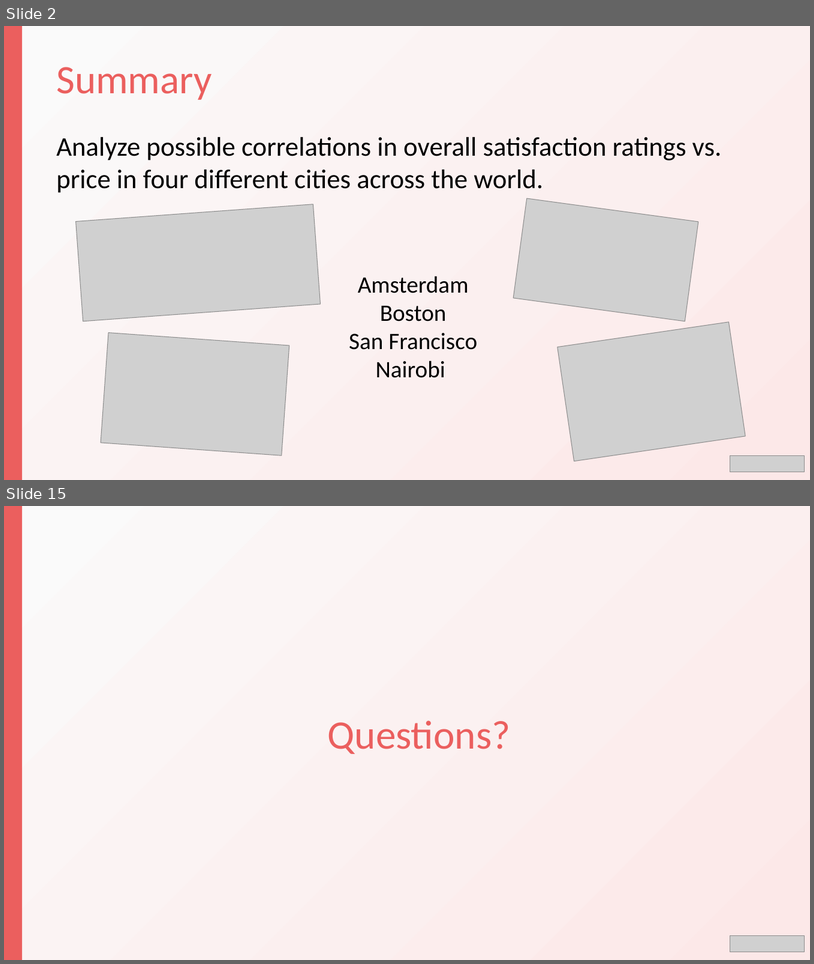
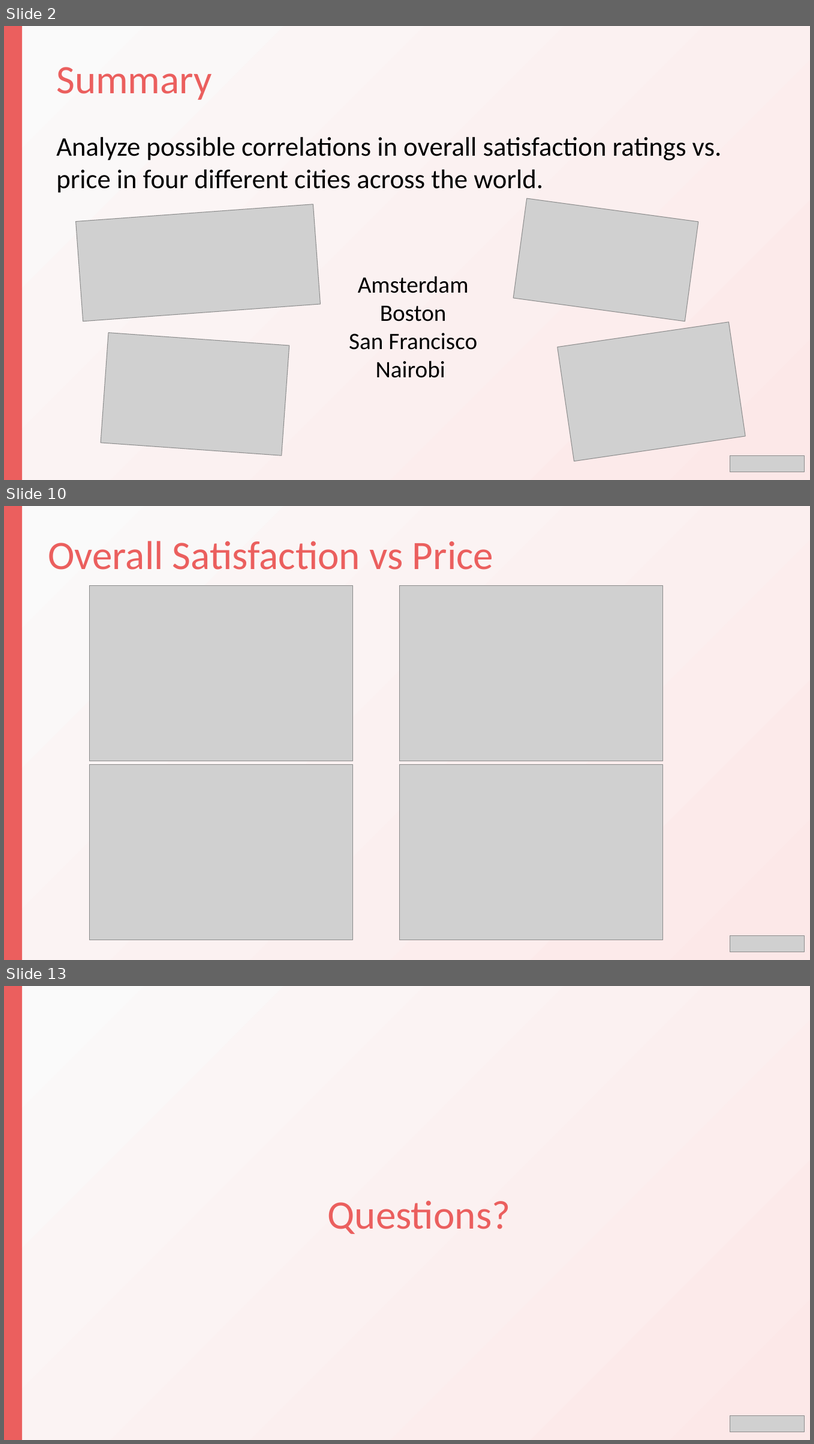
Before and after one commit to RoseMurugi/Airbnb-Analytics, a slide deck: Final Project/airbnb.pptx. Shown one above the other, each under a label of ours: slides 2 and 15 before the commit, slides 2, 10 and 13 after it; the slides between them are not shown. The pictures are 814x964 and 814x1444 pixels, drawn with LibreOffice and Linux fonts; fonts in the diff are those of the drawing; grey boxes stand for pictures. Boxes give left, top, right and bottom in pixels: in the first picture for what was removed or moved away, otherwise in the second. Text is boxed around its words. In the diff, an @@ line names an element or a change of style, - is before the commit and + after.

```diff
--- a/Final Project/airbnb.pptx
+++ b/Final Project/airbnb.pptx
@@ slide 10 added at bbox=[4, 506, 810, 960], background gradient #FAFAFA to #FCE8E8 to #E4E4E4 @@
@@ rectangle added at bbox=[4, 506, 22, 960], fill #EB5F5E @@
@@ text added at bbox=[48, 541, 494, 570], 48 pt, text #EB5F5E @@
+Overall Satisfaction vs Price
@@ picture added at bbox=[90, 585, 353, 760] @@
@@ picture added at bbox=[400, 585, 663, 760] @@
@@ picture added at bbox=[90, 765, 353, 940] @@
@@ picture added at bbox=[400, 765, 663, 940] @@
@@ picture added at bbox=[731, 936, 805, 952] @@
@@ what was slide 15 is now slide 13 @@
```
Also in this commit, not shown: 4 slides changed, 5 other slides added, 8 slides removed.
